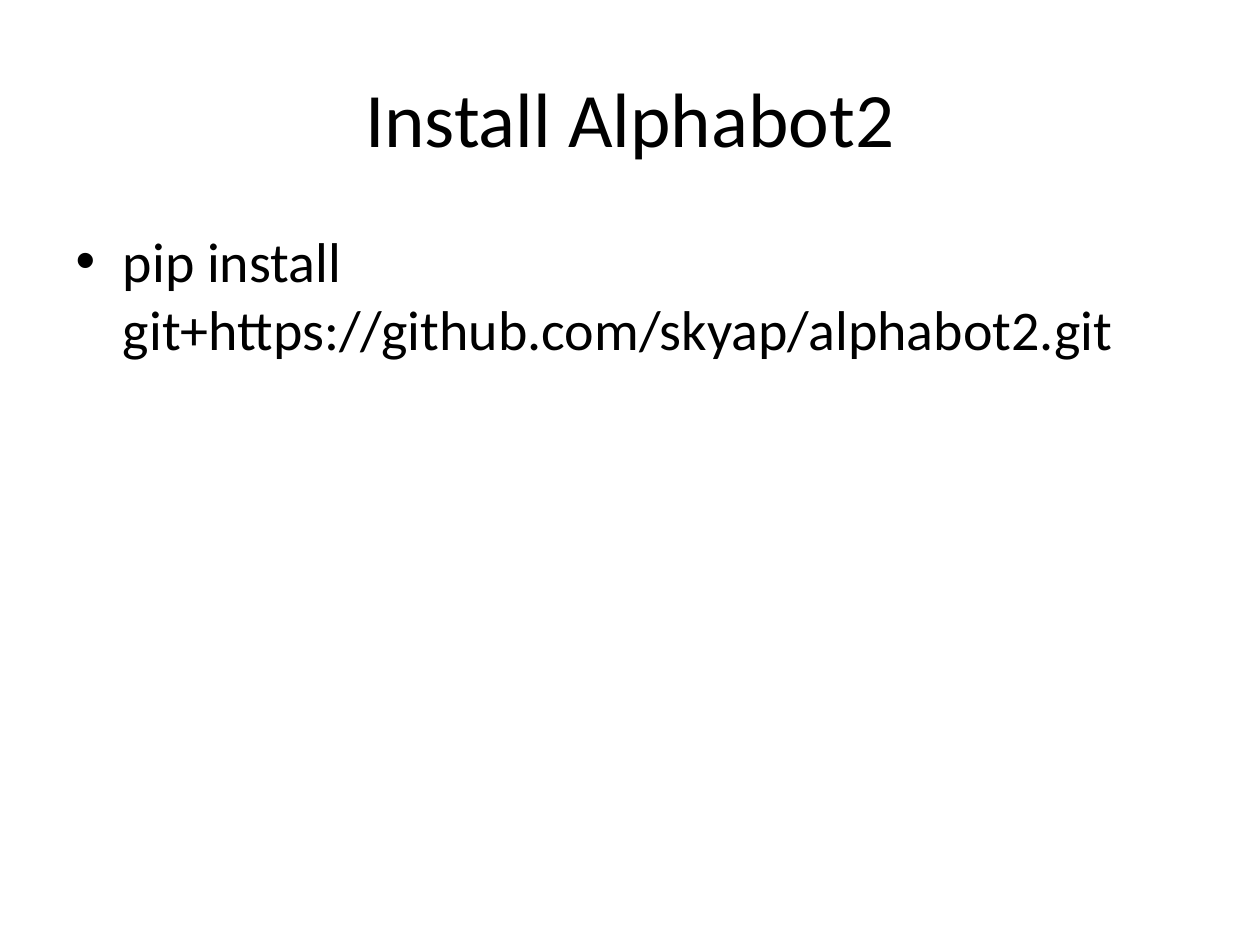
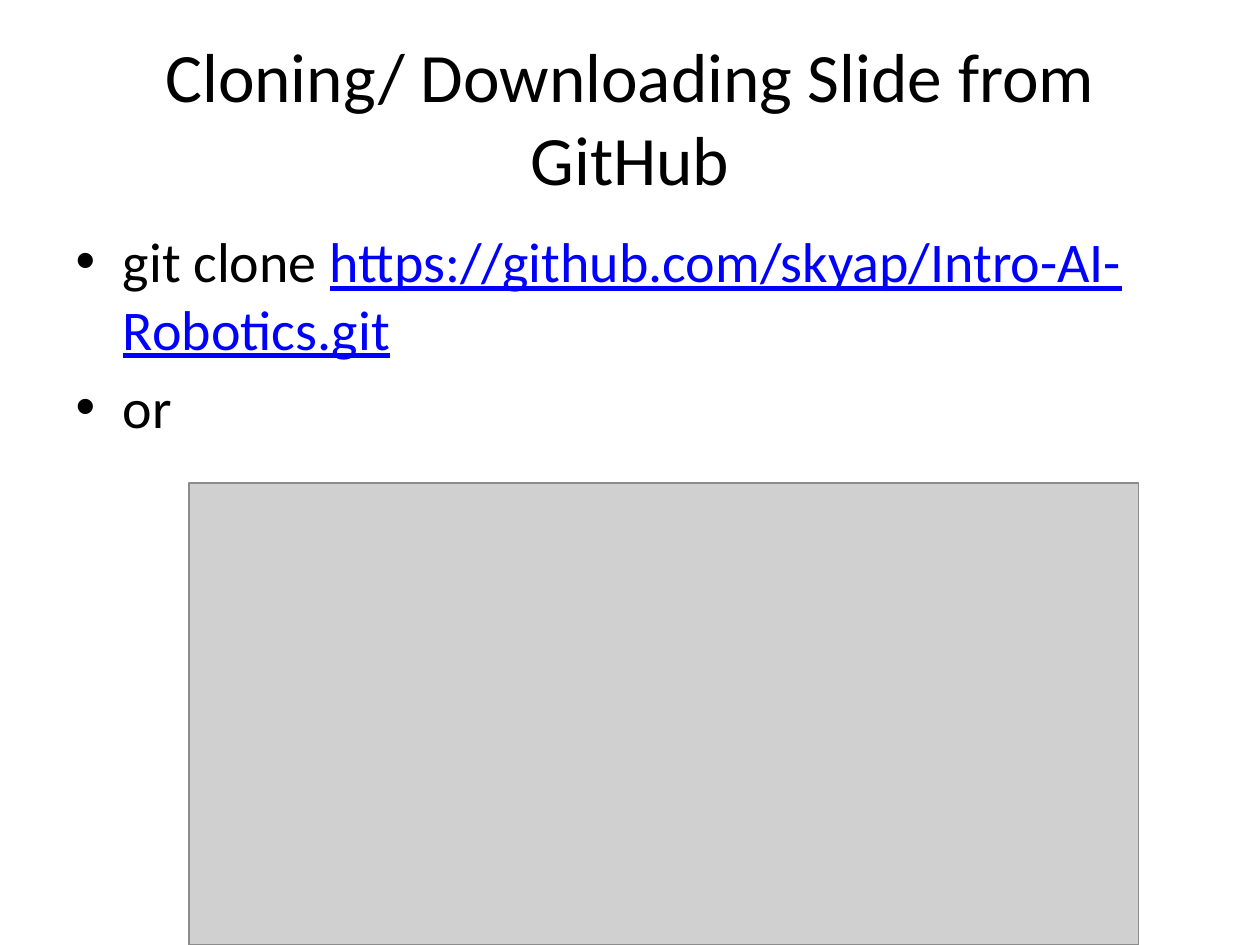
Before and after one commit to skyap/Intro-AI-Robotics, a slide deck: slide 3 of slides/01.Logistics.pptx. Drawn at 1260x945 pixels with LibreOffice and Linux fonts; fonts in the diff are those of the drawing; grey boxes stand for pictures. Boxes give left, top, right and bottom in pixels: in the first picture for what was removed or moved away, otherwise in the second. Text is boxed around its words. In the diff, an @@ line names an element or a change of style, - is before the commit and + after.

```diff
--- a/slides/01.Logistics.pptx
+++ b/slides/01.Logistics.pptx
@@ title at <box>165,54,1094,186</box>: text changed; size 44 to 39.6 pt @@
-Install Alphabot2
+Cloning/ Downloading Slide from GitHub
@@ text at <box>123,243,1121,429</box>: text changed; text colour #000000 to #0000FF @@
-• pip install git+https://github.com/skyap/alphabot2.git
+• git clone https://github.com/skyap/Intro-AI-Robotics.git
+• or
@@ picture added at <box>189,483,1139,945</box> @@
```
Also in this commit, not shown: 4 other slides changed, 2 slides added, 16 other files.
